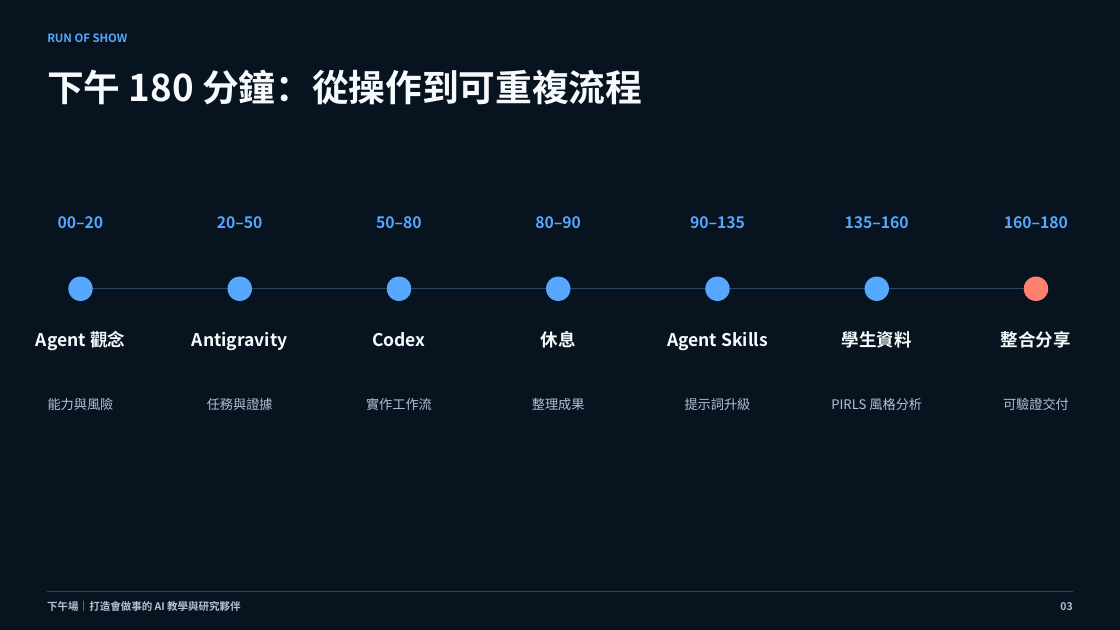
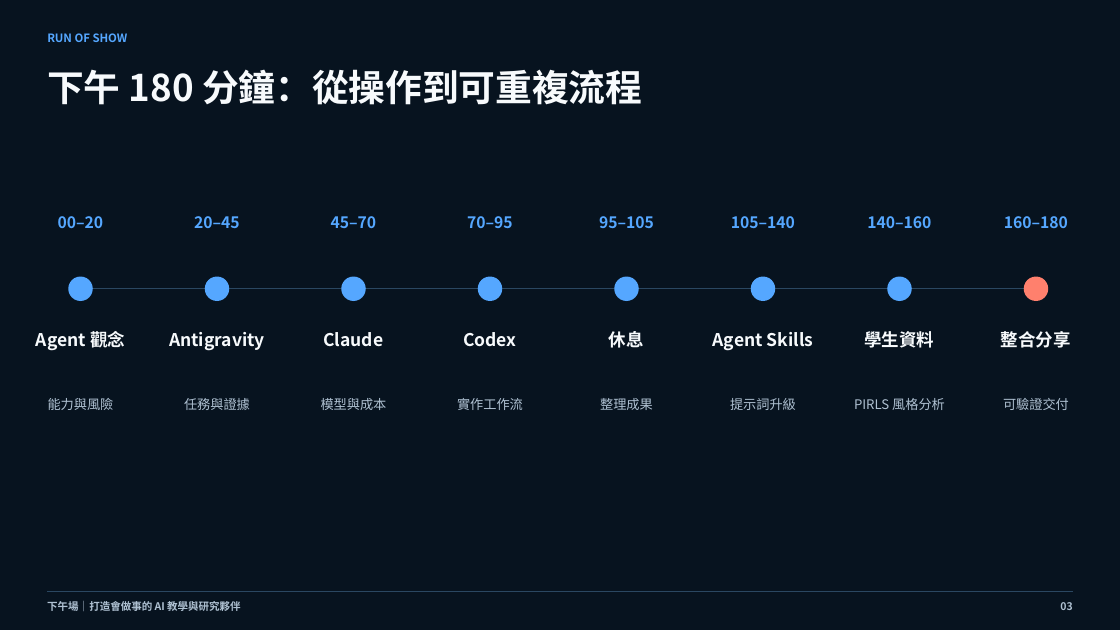
Before and after one commit to cagoooo/ncu-ai-agent-workshop-20260826, a slide deck: slide 3 of 01_簡報/下午場_打造會做事的AI教學與研究夥伴_資料分析實戰_20260826.pptx. Drawn at 1120x630 pixels with LibreOffice and Linux fonts; fonts in the diff are those of the drawing. Boxes give left, top, right and bottom in pixels: in the first picture for what was removed or moved away, otherwise in the second. Text is boxed around its words. In the diff, an @@ line names an element or a change of style, - is before the commit and + after.

Commit message:
🧠 補充 Claude Opus 5 可用性邊界並更新版本

```diff
--- a/01_簡報/下午場_打造會做事的AI教學與研究夥伴_資料分析實戰_20260826.pptx
+++ b/01_簡報/下午場_打造會做事的AI教學與研究夥伴_資料分析實戰_20260826.pptx
@@ text at (194,216,240,228): text changed @@
-20–50
+20–45
@@ text added at (331,216,377,228), 13.5 pt, text #55A7FF, bold @@
+45–70
@@ text removed at (376,216,422,228) @@
-50–80
@@ text added at (467,216,513,228), 13.5 pt, text #55A7FF, bold @@
+70–95
@@ text removed at (535,216,581,228) @@
-80–90
@@ text added at (599,216,654,228), 13.5 pt, text #55A7FF, bold @@
+95–105
@@ text removed at (690,216,745,228) @@
-90–135
@@ text added at (731,216,795,228), 13.5 pt, text #55A7FF, bold @@
+105–140
@@ text at (867,216,931,228): text changed @@
-135–160
+140–160
@@ ellipse: place and size @@
-ellipse at (228,276,252,301)
+ellipse at (205,276,229,301)
@@ ellipse: place and size @@
-ellipse at (386,276,411,301)
+ellipse at (341,276,365,301)
@@ ellipse: place and size @@
-ellipse at (546,276,571,301)
+ellipse at (478,276,502,301)
@@ ellipse added at (614,276,639,301), fill #55A7FF @@
@@ 2 texts, 1 ellipse: place and size @@
-2 texts, 1 ellipse at (667,276,767,410)
+2 texts, 1 ellipse at (713,276,813,410)
@@ ellipse: place and size @@
-ellipse at (865,276,889,301)
+ellipse at (887,276,912,301)
@@ text "Antigravity": place and size @@
-text "Antigravity" at (192,332,288,351)
+text "Antigravity" at (169,332,265,351)
@@ text "Codex": place and size @@
-text "Codex" at (372,332,425,347)
+text "Codex" at (463,332,516,347)
@@ text "休息": place and size @@
-text "休息" at (541,331,576,348)
+text "休息" at (609,331,644,348)
@@ text "學生資料": place and size @@
-text "學生資料" at (842,331,912,348)
+text "學生資料" at (864,331,934,348)
@@ text added at (323,332,383,347), 15 pt, text #F7FAFC, bold @@
+Claude
@@ text "任務與證據": place and size @@
-text "任務與證據" at (207,398,273,410)
+text "任務與證據" at (184,398,250,410)
@@ text added at (321,398,387,410), 11.2 pt, text #AFC1D2 @@
+模型與成本
@@ text "實作工作流": place and size @@
-text "實作工作流" at (366,398,432,410)
+text "實作工作流" at (457,398,523,410)
@@ text "整理成果": place and size @@
-text "整理成果" at (532,398,585,410)
+text "整理成果" at (600,398,653,410)
@@ text "PIRLS 風格分析": place and size @@
-text "PIRLS 風格分析" at (831,398,922,410)
+text "PIRLS 風格分析" at (854,398,945,410)
```
Also in this commit, not shown: 3 other slides changed, 1 slide added, 1 slide removed, 8 other files.
